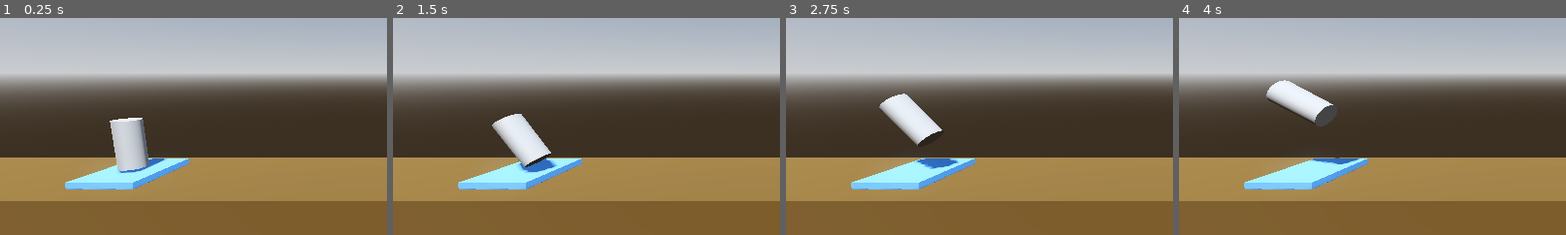
Above: before the commit, frames 1-4 (left to right).
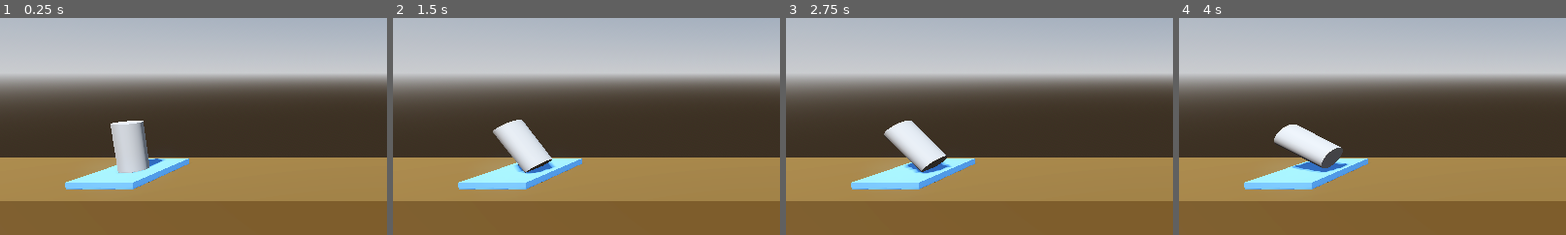
Above: after the commit, the same moments.

Repository: MalcolmD/Project-Boost_Godot
Game: Godot game, scene res://level_1.tscn
Two runs of this game, one before a commit and one after it. Both use one fixed random seed, a clock stepped at 60 frames per second and the inputs below. Before the commit the project has no main scene; this scene is started directly in both runs.
Inputs:
- Up to frame 1 (0.25 s): no input
- Up to frame 2 (1.5 s): tap Enter (ui_accept) at 0.5, 1.35 s; hold Right (ui_right) 0.53-1.28 s; hold Enter (ui_accept) 0.53-1.28 s; hold Left (ui_left) from 1.28 s (still down)
- Up to frame 3 (2.75 s): tap Enter (ui_accept) at 1.52, 1.82 s; release Left (ui_left) at 2.03 s; hold Right (ui_right) from 2.03 s (still down); hold Enter (ui_accept) from 2.03 s (still down)
- Up to frame 4 (4 s): release Enter (ui_accept) at 2.78 s; tap Enter (ui_accept) at 2.85, 3.02, 3.32 s; release Right (ui_right) at 3.53 s; hold Left (ui_left) from 3.53 s (still down); hold Enter (ui_accept) from 3.53 s (still down)
The pictures show only the part of the screen within x 0-50%, y 27-77%; the shares and areas given below are measured in that part.

The runs differ from the first frame. In frame 1, 0.3% of the frame differs, in the area x 28-44%, y 45-72%; in frame 2, 1.2%; in frame 3, 3.5%; in frame 4, 4.4%, in the area x 22-47%, y 28-72%.

Commit message:
Adding physics control to player node - Changed player node from CSGBox3D to RigidBody3D to allow physics interactions. - Added collision box (CollisionShape3D) to player object. - Added upward thrust to player object using `apply_central_force` function.

Diff:
--- a/player.gd
+++ b/player.gd
@@ -1,9 +1,9 @@
-extends Node3D
+extends RigidBody3D
 
 # Called every frame. 'delta' is the elapsed time since the previous   frame.
 func _process(delta: float) -> void:
 	if Input.is_action_pressed("ui_accept"):
-		position.y += delta
+		apply_central_force(Vector3.UP * delta * 1000.0)
 		# print("spacebar was pressed")
 	if Input.is_action_pressed("ui_left"):
 		rotate_z(delta)
--- a/player.tscn
+++ b/player.tscn
@@ -1,11 +1,21 @@
-[gd_scene load_steps=3 format=3 uid="uid://b5vvcmle4nqtm"]
+[gd_scene load_steps=4 format=3 uid="uid://b5vvcmle4nqtm"]
 
 [ext_resource type="Script" uid="uid://c3gel4vrab8g3" path="res://player.gd" id="1_4flbx"]
 
 [sub_resource type="CylinderMesh" id="CylinderMesh_hqtel"]
 
-[node name="Player" type="Node3D"]
+[sub_resource type="CylinderShape3D" id="CylinderShape3D_4flbx"]
+
+[node name="Player" type="RigidBody3D"]
+axis_lock_linear_x = true
+axis_lock_angular_y = true
+axis_lock_angular_z = true
+linear_damp = 1.0
+angular_damp = 3.0
 script = ExtResource("1_4flbx")
 
 [node name="MeshInstance3D" type="MeshInstance3D" parent="."]
 mesh = SubResource("CylinderMesh_hqtel")
+
+[node name="CollisionShape3D" type="CollisionShape3D" parent="."]
+shape = SubResource("CylinderShape3D_4flbx")
--- a/project.godot
+++ b/project.godot
@@ -11,5 +11,6 @@
 [application]
 
 config/name="ProjectBoost"
+run/main_scene="uid://7gjeruospfl1"
 config/features=PackedStringArray("4.5", "Forward Plus")
 config/icon="res://icon.svg"
